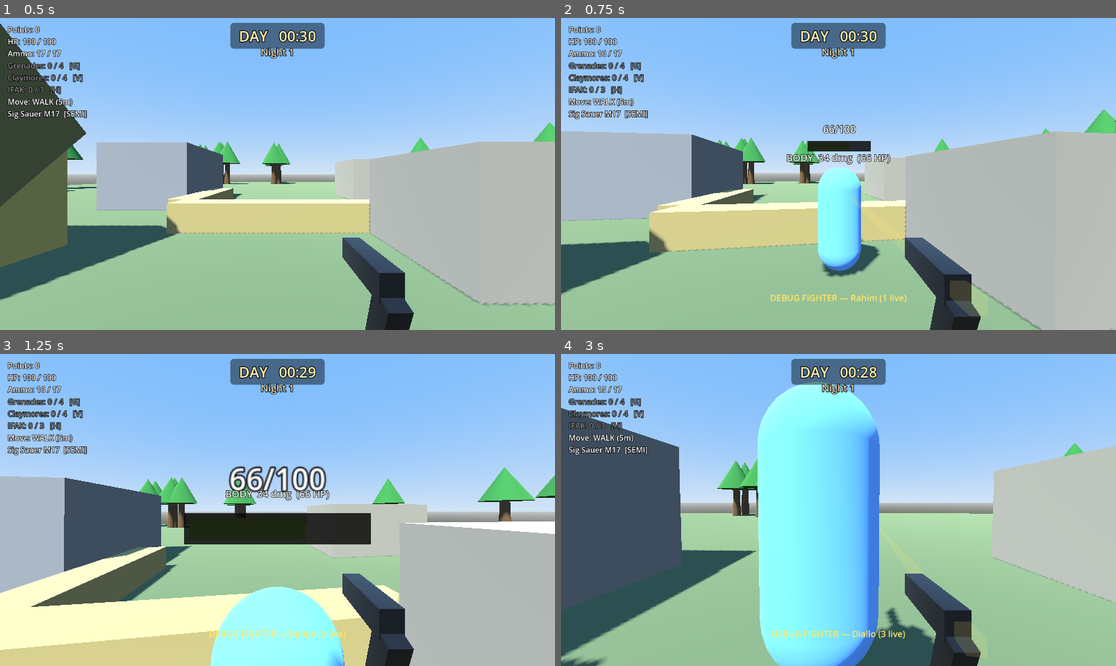
Above: before the commit, frames 1-4 (two rows, left to right).
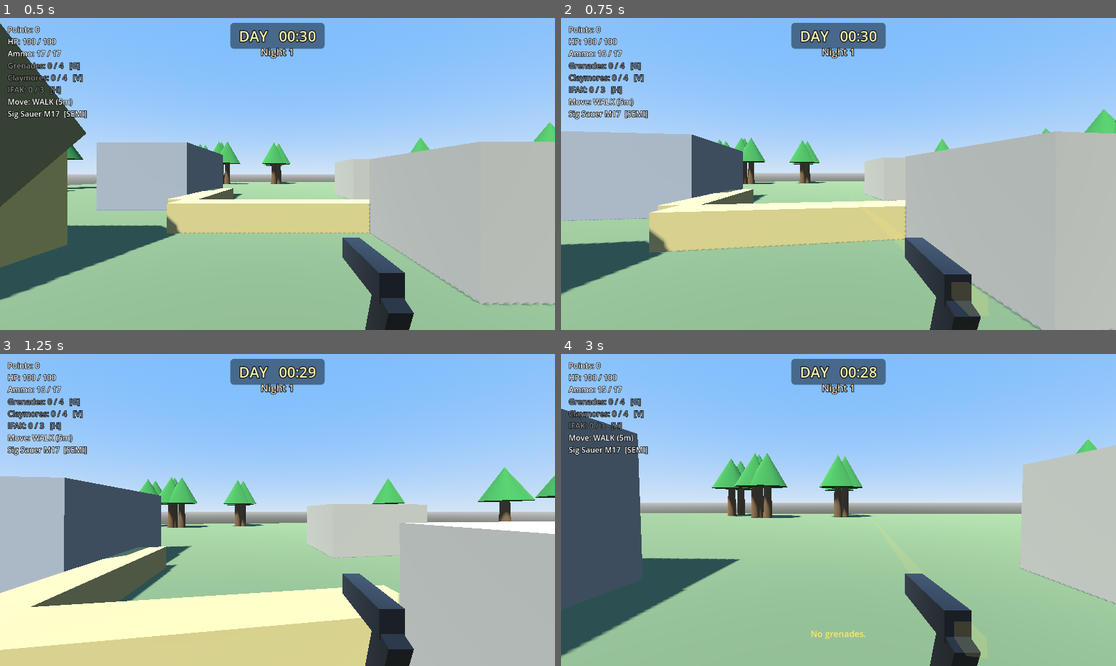
Above: after the commit, the same moments.

Repository: aepibailey/Zombie-Game
Game: Godot game, scene res://scenes/Main.tscn
Same seed, same stepped clock (60 frames per second), same inputs: the game is played once before the commit and once after it.
Inputs (mouse positions are in pixels of both pictures, inside the frame that each line leads up to):
- Up to frame 1 (0.5 s): no input
- Up to frame 2 (0.75 s): tap Enter at 0.5 s; move the mouse to (866, 174) at 0.52 s; hold W from 0.53 s (still down); tap M at 0.6 s; click (866, 174) at 0.67 s
- Up to frame 3 (1.25 s): keep holding W; tap Space at 0.77 s
- Up to frame 4 (3 s): keep holding W; move the mouse to (810, 510) at 1.27 s; tap V (equip_claymore) at 1.35 s; tap Space at 1.52 s; tap M at 1.55, 2.3 s; move the mouse to (849, 503) at 2.02 s; tap G (equip_grenade) at 2.1 s; move the mouse to (832, 516) at 2.77 s; tap E (interact) at 2.85 s; click (832, 516) at 2.92 s

Frame 1 is identical in both runs. In frame 2, 3.8% of the frame differs, in the area x 37-74%, y 34-94%; in frame 3, 9.5%; in frame 4, 25%, in the area x 0-100%, y 8-100%.

Commit message:
Positions and the fighter gate: the roster opens at Position Two
Prompt A phase 3, from docs/RUN_STRUCTURE.md "Decision".

POSITIONS, in GameManager:
- position_transit_nights [9, 25], current_position 1, and
  position_changed(new_position).
- At the dawn after a transit night, the position increments, a log line
  is printed and the signal fires. There is no map change; nothing else
  happens.
- It fires after phase_changed(DAY), so the Day is fully set up first.
- reset_run() puts a restarted run back at Position 1.

FIGHTER GATE, with the tunables on FighterEconomyConfig (the roster's
inspector-editable Resource):
- fighters_unlock_position 2 and free_fighter_count 4.
- Before Position Two, the roster's recruit row reads "Rescue at Position
  Two", and a recruit press does nothing.
- On position_changed(2), RosterMenu grants 4 fighters through Main's one
  spawn function, 2m apart across the player's view instead of stacked in
  one spot. They are watched for the memorial like any recruit.
- Once per run, asserted. The flag lives on the menu, which is rebuilt
  with the scene on Restart.

THE OLD "FIRST 4 FREE" PATH IS DELETED, not disabled. It derived its free
slots from FIGHTER_CAP - recruit_costs.size() and made any recruit free
while fewer than 4 fighters were alive, so a dead fighter's replacement was
free indefinitely. Prices now come from FighterEconomyConfig.recruit_cost():
- the 5th through 8th still cost 20 / 35 / 55 / 80, unchanged;
- with fewer than 4 alive, a replacement costs the 5th fighter's 20, as
  confirmed at the Phase 0 audit.
A new validate() invariant requires free_fighter_count + recruit_costs to
equal FIGHTER_CAP.

The debug M key (a free fighter outside the roster, marked "TEMPORARY
SCAFFOLDING — DELETE WHEN POSITION TWO EXISTS") is deleted with it, along
with its README row. The grant it stood in for now exists.
DEBUG_FIGHTER_SPAWN_DISTANCE becomes FIGHTER_SPAWN_DISTANCE, since it is
no longer debug.

RunLogger gains a position column: the position the night is fought at,
so night 9's row reads 1 and night 10's reads 2.

Table tests: transit nights, the unlock position and grant size, the cap
invariant, and recruit cost for 0..7 alive = 20 20 20 20 20 35 55 80.

Verified in the live game with a throwaway probe (not committed), 22/22:
- locked at Position 1, and a recruit press while locked does nothing;
- no move at the dawns after 1, 5 and 8, and still locked during night 9;
- the dawn after 9 gives Position 2 and one signal;
- 4 free fighters arrive 2.00m apart;
- the 5th costs 20 and the 6th 35, and after a death a replacement
  costs 20;
- the dawn after 25 gives Position 3 with no second grant;
- the CSV position column reads 1 through night 9 and 2 for night 25;
- reset_run returns the run to Position 1.

No price changed.

Co-Authored-By: Claude Opus 5.5 <noreply@anthropic.com>
Claude-Session: https://claude.ai/code/session_01KCtqRv16pejziNbc6C6f9z

Diff:
--- a/resources/fighter_irregular.tres
+++ b/resources/fighter_irregular.tres
@@ -1,8 +1,8 @@
 [gd_resource type="Resource" script_class="FighterType" load_steps=2 format=3]
 
 ; The baseline local irregular — the only fighter variant, and the one the
-; player rescues at Position Two (which does not exist yet; everything is
-; tested at Position One behind a debug spawn).
+; player rescues at Position Two (reached at the dawn after night 9; there is
+; no Position Two map yet, so the rescue happens where the player stands).
 ;
 ; HIT CHANCE 0.60-0.95 and DAMAGE 20-35 are wide bands ON PURPOSE. Two
 ; fighters recruited in the same session must be observably different over a
--- a/scripts/FighterEconomyConfig.gd
+++ b/scripts/FighterEconomyConfig.gd
@@ -7,13 +7,20 @@
 ## actually be tunable. Same pattern FireMissionConfig/UAVConfig/
 ## SupplyDropConfig/ApacheConfig use.
 
-## Hard cap on live fighters. The 5th through 8th cost points; the first four
-## are free (currently reachable only via Main's debug M spawn, standing in
-## for the Position Two rescue grant — see Main.gd's scaffolding note).
+## Hard cap on live fighters: the rescue grant's four plus recruits 5-8.
 const FIGHTER_CAP := 8
 
+## The roster is locked ("Rescue at Position Two") until the run reaches this
+## position. On arriving there (GameManager.position_changed) the player is
+## granted free_fighter_count fighters, once per run — the Position Two
+## rescue. That grant is the ONLY way a fighter is ever free.
+@export var fighters_unlock_position: int = 2
+@export var free_fighter_count: int = 4
+
 ## Cost to recruit the 5th, 6th, 7th and 8th fighter, in that order — index 0
-## is the 5th fighter's price. Recruiting adds another gun; see
+## is the 5th fighter's price. With fewer than free_fighter_count alive (the
+## granted ones died), a replacement costs index 0: replacing fighters is an
+## endless sink (docs/RUN_STRUCTURE.md "New price list"), not a free refill. Recruiting adds another gun; see
 ## upgrade_tier1_cost and friends below for the DIFFERENT axis of improving a
 ## gun you already have. validate() asserts these strictly increase.
 @export var recruit_costs: Array[int] = [20, 35, 55, 80]
@@ -52,6 +59,12 @@
 ## roster is full: deepening a fighter you already have must be cheaper than
 ## the most expensive body you could add instead, so that keeping fighters
 ## alive is rewarded at every roster size, not just some.
+## What recruiting the next fighter costs with `live_count` alive. Index 0 of
+## recruit_costs is the 5th fighter's price; below the grant's count it is
+## also what a replacement costs. Nothing is ever free here: the grant is.
+func recruit_cost(live_count: int) -> int:
+	return recruit_costs[clampi(live_count - free_fighter_count, 0, recruit_costs.size() - 1)]
+
 func validate() -> void:
 	var total := upgrade_path_total()
 	var highest_recruit: int = recruit_costs[recruit_costs.size() - 1]
@@ -79,3 +92,11 @@
 			"[FIGHTER ECONOMY] an individual upgrade tier costs %d, not below the full path total %d." % [tier_cost, total])
 		if tier_cost >= total:
 			push_error("[FIGHTER ECONOMY] upgrade tier %d >= path total %d." % [tier_cost, total])
+
+	# 4. The grant plus one priced recruit per remaining slot fills the cap
+	#    exactly — recruit_costs indexes from the first fighter past the grant.
+	assert(free_fighter_count + recruit_costs.size() == FIGHTER_CAP,
+		"[FIGHTER ECONOMY] free_fighter_count (%d) + recruit_costs (%d) must equal FIGHTER_CAP (%d)." % [
+			free_fighter_count, recruit_costs.size(), FIGHTER_CAP])
+	if free_fighter_count + recruit_costs.size() != FIGHTER_CAP:
+		push_error("[FIGHTER ECONOMY] grant + recruit tiers != FIGHTER_CAP.")
--- a/scripts/GameManager.gd
+++ b/scripts/GameManager.gd
@@ -11,6 +11,10 @@
 ## Fired at dusk, right after phase_changed(NIGHT), once night_number has
 ## advanced. Carries the night's scheduled type so the HUD can name it.
 signal night_started(night: int, type_name: String)
+## Fired at the dawn after a transit night, once current_position has
+## advanced. There is no map change yet; listeners react to the number
+## (the roster's Position Two rescue grant).
+signal position_changed(new_position: int)
 
 enum Phase { DAY, NIGHT }
 
@@ -42,6 +46,13 @@
 @export var hunters_profile: NightTypeProfile = preload("res://resources/night_hunters.tres")
 ## What a TRANSIT night actually plays as until the transit night is built.
 @export var transit_standin_profile: NightTypeProfile = preload("res://resources/night_siege.tres")
+
+# --- Positions — docs/RUN_STRUCTURE.md "Decision" ---------------------------
+## The run is split into positions that act as chapters. The dawn after each
+## of these nights moves the operator to the next one.
+@export var position_transit_nights: Array[int] = [9, 25]
+## 1 = Position One, the lone-operator act. Only ever increases in a run.
+var current_position: int = 1
 
 var current_phase: int = Phase.DAY
 var time_left: float = 0.0
@@ -116,6 +127,13 @@
 	phase_changed.emit(phase)
 	if phase == Phase.NIGHT:
 		night_started.emit(night_number, night_type_name(night_number))
+	# After phase_changed, so the Day is fully set up (survivors retreating,
+	# HUD in Day mode) before anything reacts to the move.
+	elif night_number in position_transit_nights:
+		current_position += 1
+		print("[POSITION] dawn after night %d: now at Position %d (no map change yet)" % [
+			night_number, current_position])
+		position_changed.emit(current_position)
 
 ## The scheduled type of `night`: a fixed special night, else the cycle from
 ## special_cycle_start, else NORMAL.
@@ -195,3 +213,4 @@
 	current_phase = Phase.DAY
 	time_left = DAY_LENGTH
 	night_number = 0
+	current_position = 1
--- a/scripts/Main.gd
+++ b/scripts/Main.gd
@@ -85,20 +85,13 @@
 const KEY_DEBUG_BLAST := KEY_L
 const DEBUG_BLAST_PROFILE := preload("res://resources/frag_grenade.tres")
 
-# ---------------------------------------------------------------------------
-# TEMPORARY SCAFFOLDING — DELETE WHEN POSITION TWO EXISTS.
-#
-# Fighters are narratively local irregulars rescued at Position Two, and the
-# real grant happens on arrival there. Position Two does not exist yet, so
-# this spawns them at Position One instead, behind a debug key, purely so the
-# system can be built and tested. Everything in this block and in
-# _debug_spawn_fighter() is throwaway — no other code should come to depend
-# on it. See PROJECT_SPEC.md "Allied fighters".
-const KEY_DEBUG_SPAWN_FIGHTER := KEY_M
+# --- Allied fighters -------------------------------------------------------
+# Local irregulars, rescued at Position Two: the roster grants the first ones
+# on arrival there (RosterMenu._on_position_changed) and sells the rest.
+# _spawn_fighter() below is the one place any of them enters the world.
 const FIGHTER_TYPE_IRREGULAR := preload("res://resources/fighter_irregular.tres")
-## How far in front of the player a debug fighter appears.
-const DEBUG_FIGHTER_SPAWN_DISTANCE := 4.0
-# ---------------------------------------------------------------------------
+## How far in front of the player a fighter appears.
+const FIGHTER_SPAWN_DISTANCE := 4.0
 
 # ---------------------------------------------------------------------------
 # TEMPORARY SCAFFOLDING — DELETE ONCE POSITION TWO SHIPS REAL CONCEALMENT.
@@ -670,9 +663,9 @@
 	add_child(_apache_system)
 	_apache_system.setup(player, _hud, _radio_menu, _target_painter)
 
-	# Day-only, F to open. Recruiting calls back into _spawn_fighter() —
-	# the same placement the debug M key uses — so this menu never makes a
-	# spatial decision of its own.
+	# Day-only, F to open, locked until Position Two. Recruiting and the
+	# rescue grant call back into _spawn_fighter(), so this menu never makes
+	# a spatial decision of its own.
 	_roster_menu = RosterMenu.new()
 	_roster_menu.name = "RosterMenu"
 	add_child(_roster_menu)
@@ -1131,9 +1124,6 @@
 		_hud.show_message("DEBUG BLAST — %d actors, %d killed, %d structures" % [
 			r.get("actors", 0), r.get("killed", 0), r.get("structures", 0)])
 		return
-	if event.keycode == KEY_DEBUG_SPAWN_FIGHTER:
-		_debug_spawn_fighter()
-		return
 	if event.keycode == KEY_DEBUG_POINTS:
 		# Through add_points, so it is an ordinary award to the run log.
 		PointsManager.add_points(DEBUG_POINTS_GRANT)
@@ -1178,18 +1168,14 @@
 			return
 	_hud.show_message("DEBUG: next night is %d — no further jump." % upcoming)
 
-func _debug_spawn_fighter() -> void:
-	var f := _spawn_fighter()
-	var live: int = get_tree().get_nodes_in_group(Fighter.GROUP).size()
-	_hud.show_message("DEBUG FIGHTER — %s (%d live)" % [f.fighter_name, live])
-
-## THE ONE place a Fighter is spawned into the world. Both the debug M key
-## above and RosterMenu's recruit purchase (wired via a Callable in
-## _ready()) call this — recruiting reuses the exact same spawn-in-front-of-
-## the-player placement, not a second spatial decision. Placement UI (a real
-## ghost preview the player aims) is a later phase; this is deliberately the
-## simplest thing that puts a fighter somewhere reasonable.
-func _spawn_fighter() -> Fighter:
+## THE ONE place a Fighter is spawned into the world. RosterMenu's recruit
+## purchase and its Position Two rescue grant both call this (wired via a
+## Callable in _ready()) — the same spawn-in-front-of-the-player placement,
+## not a second spatial decision. `lateral` shifts it sideways across the
+## player's view, so a grant of several does not stack them in one spot.
+## Placement UI (a real ghost preview the player aims) is a later phase; this
+## is deliberately the simplest thing that puts a fighter somewhere reasonable.
+func _spawn_fighter(lateral: float = 0.0) -> Fighter:
 	var f := Fighter.new()
 	f.name = "Fighter"
 	# recruit() BEFORE add_child() — same convention _spawn_zombie() already
@@ -1209,7 +1195,8 @@
 	if fwd.length_squared() < 0.0001:
 		fwd = Vector3.FORWARD
 	fwd = fwd.normalized()
-	f.global_position = player.global_position + fwd * DEBUG_FIGHTER_SPAWN_DISTANCE
+	var right := fwd.cross(Vector3.UP)
+	f.global_position = player.global_position + fwd * FIGHTER_SPAWN_DISTANCE + right * lateral
 	# Facing the same way the player is, so the sector points downrange rather
 	# than back at whoever just spawned it.
 	f.global_rotation.y = player.global_rotation.y
--- a/scripts/RosterMenu.gd
+++ b/scripts/RosterMenu.gd
@@ -10,13 +10,21 @@
 ## a dedicated memorial UI). Those are deferred; see the memorial note below
 ## for what stands in for them here.
 ##
-## OWNS NO PLACEMENT OR COMBAT CODE. Recruiting spawns a fighter via a
-## Callable supplied by Main (the same spawn-in-front-of-player logic the
-## debug M key already uses) — this menu does not reason about world space
-## itself. Damage and death are Fighter's own (via the shared
+## OWNS NO PLACEMENT OR COMBAT CODE. Recruiting, and the Position Two rescue
+## grant, spawn fighters via a Callable supplied by Main (its one
+## spawn-in-front-of-player function) — this menu does not reason about world
+## space itself.
+##
+## LOCKED until the run reaches economy.fighters_unlock_position: the recruit
+## row reads "Rescue at Position Two". Arriving there grants the free
+## fighters, once per run (_on_position_changed). Damage and death are Fighter's own (via the shared
 ## AreaDamageSystem); this menu only reads the result.
 
 const ACTION_OPEN := "roster_menu"
+const LOCKED_TEXT := "Rescue at Position Two"
+## Lateral spacing of the granted fighters, so they do not spawn inside each
+## other: centred on the player's line of sight, this far apart.
+const GRANT_SPACING := 2.0
 
 @export var economy: FighterEconomyConfig
 
@@ -37,6 +45,9 @@
 var _memorial: Array = []
 ## Last state the rows were built against — see _process()/_state_signature().
 var _last_signature := ""
+## Set by the Position Two grant. This node is rebuilt with the scene on
+## Restart, so it is exactly "once per run" — and asserted as such.
+var _free_grant_done := false
 
 func setup(player: Player, hud: HUD, econ: FighterEconomyConfig,
 		spawn_fighter_fn: Callable) -> void:
@@ -45,6 +56,9 @@
 	economy = econ
 	_spawn_fighter_fn = spawn_fighter_fn
 	economy.validate()
+	# Freed with this menu on a scene reload, so a Restart never leaves a
+	# stale connection on the autoload.
+	GameManager.position_changed.connect(_on_position_changed)
 	# Every LIVE fighter at setup time (debug-spawned ones from before the
 	# menu existed) needs its death caught too.
 	for f in get_tree().get_nodes_in_group(Fighter.GROUP):
@@ -120,7 +134,7 @@
 ## tier, suppressor, health and the lifetime counters.
 func _state_signature() -> String:
 	var parts: PackedStringArray = [
-		str(PointsManager.points), str(_memorial.size())]
+		str(PointsManager.points), str(_memorial.size()), str(GameManager.current_position)]
 	for node in _live_fighters():
 		var f := node as Fighter
 		parts.append("%d:%s" % [f.get_instance_id(), f.stat_line()])
@@ -282,17 +296,16 @@
 		row.add_child(label)
 		return row
 
-	# Fighters 1-4 are free (debug/Position-Two-stand-in grants); the recruit
-	# curve applies from the 5th onward — index 0 of recruit_costs IS the 5th
-	# fighter's price. A live_count below that free allotment shows as free
-	# rather than indexing before the array.
-	var free_slots := FighterEconomyConfig.FIGHTER_CAP - economy.recruit_costs.size()
-	var cost := 0
-	if live_count >= free_slots:
-		cost = economy.recruit_costs[live_count - free_slots]
+	if not is_unlocked():
+		label.text = LOCKED_TEXT
+		label.add_theme_color_override("font_color", Color(0.7, 0.7, 0.7))
+		row.add_child(label)
+		return row
+
+	var cost := economy.recruit_cost(live_count)
 
 	var btn := Button.new()
-	btn.text = "Recruit (%s)" % ("free" if cost == 0 else "%d pts" % cost)
+	btn.text = "Recruit (%d pts)" % cost
 	btn.disabled = PointsManager.points < cost
 	btn.pressed.connect(_on_recruit_pressed.bind(cost))
 	row.add_child(btn)
@@ -328,10 +341,38 @@
 	_refresh()
 
 func _on_recruit_pressed(cost: int) -> void:
-	if cost > 0 and not PointsManager.spend_points(cost, PointsManager.SpendCategory.FIGHTERS):
+	if not is_unlocked():
+		return
+	if not PointsManager.spend_points(cost, PointsManager.SpendCategory.FIGHTERS):
 		return
 	if not _spawn_fighter_fn.is_valid():
 		return
 	var f: Fighter = _spawn_fighter_fn.call()
 	_watch(f)
 	_refresh()
+
+# --- Position Two ------------------------------------------------------------
+func is_unlocked() -> bool:
+	return GameManager.current_position >= economy.fighters_unlock_position
+
+## The rescue: arriving at the unlock position grants free_fighter_count
+## fighters, spread across the player's view. The ONLY free fighters in the
+## game. Positions only ever increase, so this fires at most once a run; the
+## assert says so rather than trusting it.
+func _on_position_changed(new_position: int) -> void:
+	if new_position != economy.fighters_unlock_position:
+		return
+	assert(not _free_grant_done, "[ROSTER] the Position Two fighter grant ran twice in one run.")
+	if _free_grant_done or not _spawn_fighter_fn.is_valid():
+		return
+	_free_grant_done = true
+	var room := FighterEconomyConfig.FIGHTER_CAP - _live_fighters().size()
+	var n := mini(economy.free_fighter_count, room)
+	for i in n:
+		var lateral := (float(i) - float(n - 1) * 0.5) * GRANT_SPACING
+		_watch(_spawn_fighter_fn.call(lateral))
+	print("[ROSTER] Position %d rescue: %d fighters granted" % [new_position, n])
+	if _hud:
+		_hud.show_message("POSITION TWO — %d fighters rescued. Roster (F) is open." % n)
+	if _open:
+		_refresh()
--- a/scripts/RunLogger.gd
+++ b/scripts/RunLogger.gd
@@ -24,7 +24,7 @@
 
 const RUNS_DIR := "user://runs"
 const COLUMNS := [
-	"run_id", "night", "night_type", "ended_by", "pool", "carryover_in", "carryover_out",
+	"run_id", "night", "night_type", "position", "ended_by", "pool", "carryover_in", "carryover_out",
 	"max_alive", "walker_hp",
 	"walker_kills_head", "walker_kills_body", "leaper_kills_head", "leaper_kills_body",
 	"day_kills", "points_earned", "bank_at_dawn", "bank_at_dusk",
@@ -103,6 +103,9 @@
 		_close_row("dusk")
 	_row = {
 		"run_id": run_id, "night": night, "night_type": night_type,
+		# The position this night is fought at; a transit moves it at the
+		# dawn AFTER, so night 9's row reads 1 and night 10's reads 2.
+		"position": GameManager.current_position,
 		"pool": pool, "carryover_in": carryover_in,
 		"max_alive": max_alive, "walker_hp": walker_hp,
 		"walker_kills_head": 0, "walker_kills_body": 0,
--- a/tools/table_tests.gd
+++ b/tools/table_tests.gd
@@ -45,6 +45,7 @@
 		_test_hp_curve,
 		_test_max_alive,
 		_test_night_types,
+		_test_fighter_gate,
 		_test_night_pool,
 		_test_spawn_interval,
 		_test_leaper_fraction,
@@ -170,6 +171,23 @@
 	_eq(GameManager.normal_profile.apply_points(3), 3, "Normal leaves kill awards alone")
 	_check(GameManager.siege_profile.has_spawn_arc() and not GameManager.normal_profile.has_spawn_arc(),
 		"Siege has a spawn arc, Normal the full ring")
+	return true
+
+# --- Prompt A phase 3: positions and the fighter gate ---------------------------
+## Recruit prices by live count: 4 granted at Position Two, then 20/35/55/80
+## for fighters 5-8, and a replacement below 4 costs 20 — nothing is free here.
+func _test_fighter_gate() -> bool:
+	print("[TABLE] fighter gate (Prompt A phase 3)")
+	var econ: FighterEconomyConfig = load("res://resources/fighter_economy.tres")
+	_eq(GameManager.position_transit_nights, [9, 25] as Array[int], "transit nights")
+	_eq(econ.fighters_unlock_position, 2, "roster unlocks at Position Two")
+	_eq(econ.free_fighter_count, 4, "Position Two grants 4")
+	_eq(econ.free_fighter_count + econ.recruit_costs.size(), FighterEconomyConfig.FIGHTER_CAP,
+		"grant + priced recruits fill the cap")
+	var got := []
+	for live in FighterEconomyConfig.FIGHTER_CAP:
+		got.append(econ.recruit_cost(live))
+	_eq(got, [20, 20, 20, 20, 20, 35, 55, 80], "recruit cost for 0..7 alive")
 	return true
 
 # --- PROJECT_SPEC.md "Night scaling" ------------------------------------------
Not shown, changed: README.md
Not shown, changed: docs/ROADMAP.md
